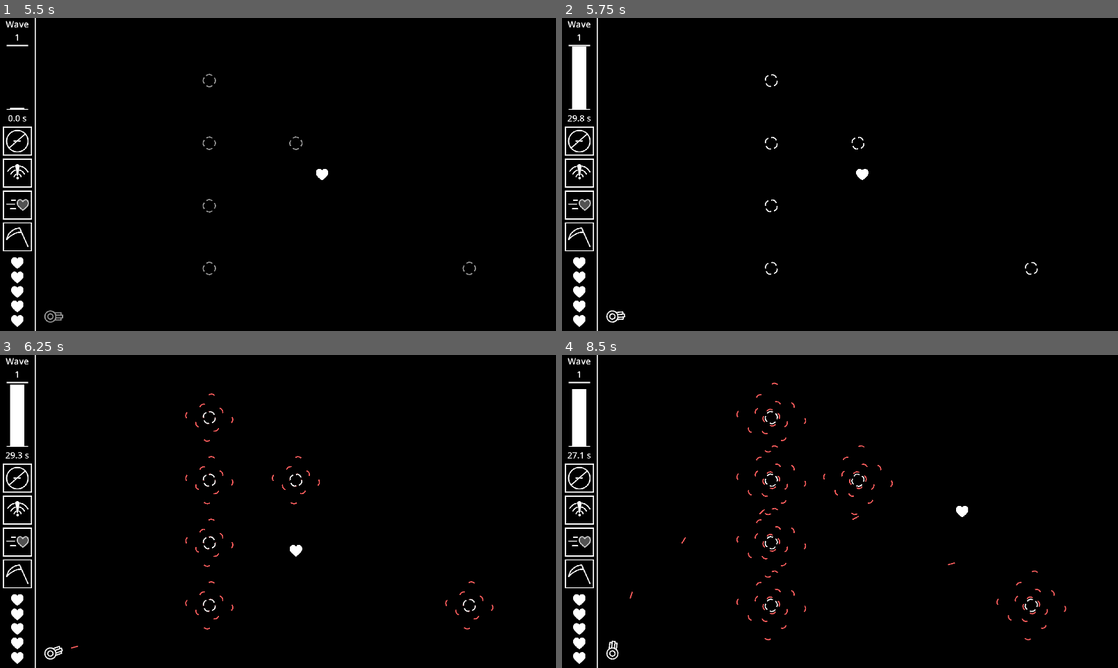
Above: before the commit, frames 1-4 (two rows, left to right).
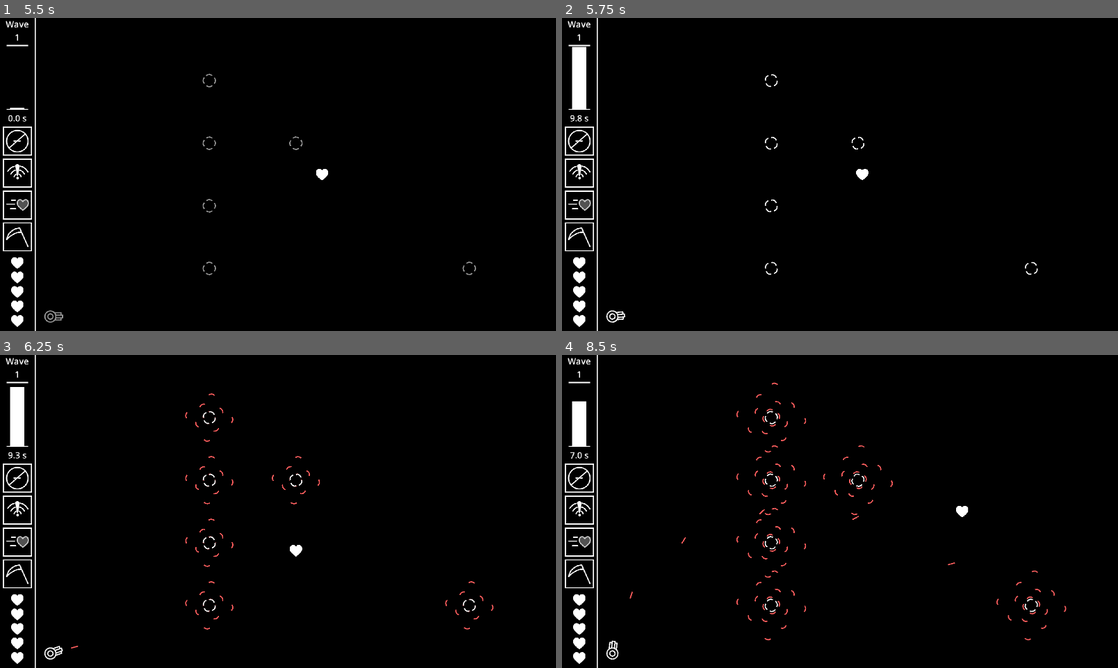
Above: after the commit, the same moments.

Repository: OrusLiOx/VOID
Game: Godot game, scene res://Scenes/main.tscn
The game is run twice, just before and just after one commit, with the same random seed, the same clock (stepped at 60 frames per second) and the same inputs.
Inputs:
- Up to frame 1 (5.5 s): click "Start" at 0.5 s; hold D (Right) 1.28-2.03 s; hold S (Down) 2.03-2.78 s; hold D (Right) 2.78-3.53 s; hold W (Up) 3.53-4.28 s; hold A (Left) from 4.28 s (still down)
- Up to frame 2 (5.75 s): keep holding A (Left)
- Up to frame 3 (6.25 s): release A (Left) at 5.78 s; hold S (Down) from 5.78 s (still down)
- Up to frame 4 (8.5 s): release S (Down) at 6.53 s; hold D (Right) 6.53-7.28 s; hold W (Up) 7.28-8.03 s; hold D (Right) from 8.03 s (still down)

Frame 1 is identical in both runs. In frame 2, less than 0.1% of the frame differs, in the area x 1-6%, y 9-34%; in frame 3, less than 0.1%; in frame 4, 0.2%, in the area x 1-6%, y 10-34%.

Commit message:
upgrades now appear in game (they dont actually do anything yet) + text descriptions coded better

Diff:
--- a/Godot/Scenes/Player/Scripts/player.gd
+++ b/Godot/Scenes/Player/Scripts/player.gd
@@ -114,7 +114,7 @@
 		return
 	hp = max(0, hp-damage)
 	healthBar.size.y = 42*hp/hpMax
-	iframes = .5
+	iframes = .5 + Globals.upgrades.have["iframes"]
 	if hp <=0:
 		die()
 	emit_signal("update_health", hp, hpMax)
--- a/Godot/Scenes/Scripts/game.gd
+++ b/Godot/Scenes/Scripts/game.gd
@@ -81,6 +81,7 @@
 func start():
 	Globals.player.reset()
 	Globals.upgrades = $Upgrades
+	$Upgrades.visible = false
 	$Upgrades.reset()
 
 	lives = Globals.lives
@@ -89,7 +90,7 @@
 	for child in holdEnemies.get_children():
 		child.queue_free()
 	wave = 0
-	waveLength = 30
+	waveLength = 10
 	waveWait = 5
 	waveWeight = 14
 	enemyTypes = 3
@@ -230,7 +231,8 @@
 			$Update/Label.text = "Wave Complete"
 			wave_end()
 		"end wave":
-			start_wave()
+			$Update.visible = false
+			$Upgrades.start_upgrade_select()
 	pass # Replace with function body.
 
 func spawn_wave():
@@ -295,3 +297,9 @@
 		Vector2(1870,1030),
 		Vector2(174,1030)
 	]
+
+func _on_upgrades_done():
+	print("\nwave " + str(wave))
+	$Upgrades.print_upgrades()
+	start_wave()
+	pass # Replace with function body.
--- a/Godot/Scenes/Scripts/upgrades.gd
+++ b/Godot/Scenes/Scripts/upgrades.gd
@@ -5,6 +5,39 @@
 var temp : Dictionary
 var item : String
 var itemUses : int
+var choices:Array
+var choicesButtons:Node2D
+var choiceLabel:Label
+var take
+var scaling : Dictionary
+
+signal done()
+
+func _ready():
+	choicesButtons = $UpgradeChoiceDisplay/Buttons
+	choiceLabel = $UpgradeChoiceDisplay/Label2
+	var i = 0
+	for child in choicesButtons.get_children():
+		child.button_down.connect(take_upgrade.bind(i))
+		i+=1
+
+	scaling["iframes"] = .25
+	scaling["speed"] = 50
+	scaling["a3 speedup"] = .2
+
+	scaling["a1 dur"] = .5
+	scaling["a2 dur"] = .5
+	scaling["a3 dur"] = .5
+	scaling["a4 dur"] = .5
+
+	scaling["a1 range"] = 50
+	scaling["a2 range"] = 50
+	scaling["a4 range"] = 50
+
+	scaling["a1 cd"] = .5
+	scaling["a2 cd"] = .5
+	scaling["a3 cd"] = .5
+	scaling["a4 cd"] = 5
 
 func reset():
 	temp.clear()
@@ -14,10 +47,11 @@
 	item = ""
 	itemUses = 0
 
-	have["temp dur"] = 1
+	#have["temp dur"] = 1
 	have["item uses"] = 1
 
 	available.push_back("a4 charge")
+	have["a4 charge"] = 1
 
 	available.push_back("a1 linger")
 	available.push_back("a2 linger")
@@ -30,19 +64,31 @@
 		available.push_back("a2 cd")
 		available.push_back("a3 cd")
 		available.push_back("a4 cd")
+		have["a1 cd"] = 0
+		have["a2 cd"] = 0
+		have["a3 cd"] = 0
+		have["a4 cd"] = 0
 
 		available.push_back("a1 range")
 		available.push_back("a2 range")
 		available.push_back("a4 range")
+		have["a1 range"] = 0
+		have["a2 range"] = 0
+		have["a4 range"] = 0
 
 		available.push_back("a3 dur")
+		have["a3 dur"] = 0
 		available.push_back("a3 speedup")
+		have["a3 speedup"] = 0
 
 		available.push_back("speed")
+		have["speed"] = 0
 		available.push_back("iframes")
+		have["iframes"] = 0
 		available.push_back("item uses")
-		available.push_back("temp dur")
+		#available.push_back("temp dur")
 		available.push_back("health")
+		have["health"] = 0
 
 	available.push_back("heal")
 	available.push_back("item proj")
@@ -50,13 +96,37 @@
 	available.push_back("item cd")
 	available.push_back("item heal")
 
-	available.push_back("temp pick 3")
-	available.push_back("temp shield")
-	available.push_back("temp short wave")
-	available.push_back("temp range")
-	available.push_back("temp dur")
-	available.push_back("temp cd")
-
+	available.push_back("pick 3")
+	#available.push_back("temp shield")
+	#available.push_back("temp short wave")
+	#available.push_back("temp range")
+	#available.push_back("temp dur")
+	#available.push_back("temp cd")
+
+func start_upgrade_select():
+	visible = true
+	take = 1
+	if have.has("pick 3"):
+		take = 3
+		have.erase("pick 3")
+
+	upgrade_select()
+
+func upgrade_select():
+	if take == 0:
+		visible = false
+		emit_signal("done")
+		return
+
+	if take>1:
+		choiceLabel.visible = true
+	else:
+		choiceLabel.visible = false
+
+	choices = pick_rand()
+	var children = choicesButtons.get_children()
+	for j in 3:
+		set_upgrade_display(children[j], choices[j])
 
 func pick_rand(num = 3):
 	var arr:Array = []
@@ -84,32 +154,15 @@
 					title+="Persist"
 					desc = "Ability "+ str(i)+ " will persist in the spot you cast it for 1 second"
 				elif upgrade.contains("cd"):
-					var s =.5
-					if i ==4:
-						s = 5
-					var quantity = have[upgrade]
-					title += "Reduce Cooldown +" +str(quantity+1)
-
-					desc = "Reduce the cooldown of Ability "+str(i)+" by "+str(s)+"s\n\n"
-					quantity = str(Globals.player.a[i]["cooldown"]-(quantity*s))
-					desc+="Current: " + str(quantity) + "s\n"
-					desc +="New: "+str(quantity-s)+"s"
+					title += "Reduce Cooldown +" +str(have[upgrade]+1)
+					desc = get_scaling_upgrade_desc(upgrade, Globals.player.a[i-1]["cooldown"], "Reduce the cooldown of Ability "+str(i)+" by ","s")
 				elif upgrade.contains("range"):
 					var quantity = have[upgrade]
-					title += "Range +" +str(quantity+1)
-
-					desc = "Increase the range of Ability "+str(i)+" by 50 units\n\n"
-					quantity = str(Globals.player.a[i]["range"]+(quantity*50))
-					desc+="Current: " + str(quantity) + "s\n"
-					desc +="New: "+str(quantity+50)+"s"
+					title += "Range +" +str(have[upgrade]+1)
+					desc = get_scaling_upgrade_desc(upgrade, Globals.player.a[i-1]["range"], "Increase the range of Ability "+str(i)+" by "," units")
 				elif upgrade.contains("dur"):
-					var quantity = have[upgrade]
-					title += "Duration +" +str(quantity+1)
-
-					desc = "Increase the duration of Ability "+str(i)+" by .5s\n\n"
-					quantity = str(Globals.player.a[i]["range"]+(quantity*50))
-					desc+="Current: " + str(quantity) + "s\n"
-					desc +="New: "+str(quantity+50)+"s"
+					title += "Duration +" +str(have[upgrade]+1)
+					desc = get_scaling_upgrade_desc(upgrade, Globals.player.a[i-1]["duration"], "Increase the duration of Ability "+str(i)+" by ","s")
 				break
 
 	match upgrade:
@@ -125,48 +178,24 @@
 			desc = "When the effect of Ability 3 ends, enemies within 300 units of you will be jammed for 3 seconds"
 
 		"a3 speedup":
-			var quantity = have["speed"]
-			title = "Speed Boost +" + str(quantity+1)
-			desc = "Increase speed boost gained from Ability 3 by .2\n\n"
-			quantity = 1.5 + quantity*.2
-			desc+= "Current: x" + str(quantity) +"\n"
-			desc+= "New: x" + str(quantity + .2)
+			title = "Speed Boost +" + str(have["speed"]+1)
+			desc = get_scaling_upgrade_desc(upgrade, Globals.player.a[2]["speedup"], "Increase speed boost gained from Ability 3 by ","")
 
 		"speed":
-			var quantity = have["speed"]
-			title = "Speed +" + str(quantity+1)
-			desc = "Increase base speed by 50\n\n"
-			quantity =Globals.player.speed + quantity*50
-			desc+= "Current: " + str(quantity) +"\n"
-			desc+= "New: " + str(quantity + 50)
+			title = "Speed +" + str(have["speed"]+1)
+			desc = get_scaling_upgrade_desc(upgrade, Globals.player.speed, "Increase base movement speed by ","")
 		"iframes":
-			var quantity = have["iframes"]
-			title = "Invincibility Frames +" + str(quantity+1)
-			desc = "Increases how long you are invincible after getting hit by .25s\n\n"
-			quantity =Globals.player.speed + quantity*.25
-			desc+= "Current: " + str(quantity) +"s\n"
-			desc+= "New: " + str(quantity + .25)+"s"
+			title = "Invincibility Frames +" + str(have["iframes"]+1)
+			desc = get_scaling_upgrade_desc(upgrade, .5, "Increases how long you are invincible after getting hit by ","s")
 		"item uses":
-			var quantity = have["item uses"]
-			title = "Item Uses  +" + str(quantity+1)
-			desc = "Increase how mnay times you can use items by 1\n\n"
-			quantity = Globals.player.speed + quantity*50
-			desc+= "Current: " + str(quantity) +"\n"
-			desc+= "New: " + str(quantity + 50)
+			title = "Item Uses  +" + str(itemUses)
+			desc = get_scaling_upgrade_desc(upgrade, 1, "Increase how mnay times you can use items by ","")
 		"temp dur":
-			var quantity = have["temp dur"]
-			title = "Temporary Effect Duration  +" + str(quantity+1)
-			desc = "Increases how many waves temporary effects last for by 1\n\n"
-			quantity =Globals.player.speed + quantity
-			desc+= "Current: " + str(quantity) +" waves\n"
-			desc+= "New: " + str(quantity + 1) + " waves"
+			title = "Temporary Effect Duration  +" + str(have["temp dur"]+1)
+			desc = get_scaling_upgrade_desc(upgrade, 1, "Increases how many waves temporary effects last for by "," waves")
 		"health":
-			var quantity = have["health"]
-			title = "Health  +" + str(quantity+1)
-			desc = "Increases maximum health by 1\n\n"
-			quantity = 5 + quantity
-			desc+= "Current: " + str(quantity) +"\n"
-			desc+= "New: " + str(quantity + 1)
+			title = "Health  +" + str(have["health"]+1)
+			desc = get_scaling_upgrade_desc(upgrade, 5, "Increases maximum health by ","")
 		"heal":
 			title = "Heal"
 			desc = "Heal to full health"
@@ -184,7 +213,7 @@
 			title += "Jam"
 			desc = "Heals 3 health on use\n\n"
 
-		"temp pick 3":
+		"pick 3":
 			title+="Pick 3 Next Wave"
 			desc = "At the end of the next wave, you get 3 perks instead of 1\n\n"
 		"temp shield":
@@ -216,14 +245,38 @@
 		elif child.name == "Description":
 			child.text = desc
 
-func take_perk(upgrade):
-	if upgrade.contains("temp") and upgrade != "temp dur":
+func get_scaling_upgrade_desc(upgrade, baseValue = 0, startText ="", unit = ""):
+	var s
+	if !scaling.has(upgrade):
+		s = 1
+	else:
+		s = scaling[upgrade]
+
+	var desc = ""
+	var quantity = baseValue + s*have[upgrade]
+
+	desc = startText + str(s) + unit + "\n\n"
+
+	if upgrade == "a3 speedup":
+		desc += "Current: x" + str(quantity) + unit+"\n"
+		desc += "New: x" + str(quantity+s) + unit
+	else:
+		desc += "Current: " + str(quantity) + unit+"\n"
+		desc += "New: " + str(quantity+s) + unit
+
+	return desc
+	pass
+
+func take_upgrade(upgrade):
+	take -=1
+	upgrade = choices[upgrade]
+	if upgrade.find("temp")!=-1 and upgrade != "temp dur":
 		if temp.keys().find(upgrade) != -1:
 			temp[upgrade] += have["temp dur"]
 		else:
 			temp[upgrade] = have["temp dur"]
 
-	elif upgrade.contains("item") and upgrade != "item uses":
+	elif upgrade.find("item")!=-1 and upgrade != "item uses":
 		item = upgrade
 		itemUses = have["item uses"]
 	else:
@@ -231,3 +284,14 @@
 			have[upgrade] += 1
 		else:
 			have[upgrade] = 1
+
+	upgrade_select()
+
+func print_upgrades():
+	print("{")
+	for key in have.keys():
+		print("\t" + key + ": " + str(have[key]))
+	print()
+	for key in temp.keys():
+		print("\t" + key + ": " + str(temp[key]))
+	print("}")
--- a/Godot/Scenes/game.tscn
+++ b/Godot/Scenes/game.tscn
@@ -148,6 +148,7 @@
 [node name="WaveTimer" type="Timer" parent="."]
 
 [node name="Update" type="ColorRect" parent="."]
+visible = false
 z_index = 10
 offset_right = 2272.0
 offset_bottom = 1312.0
@@ -164,7 +165,10 @@
 vertical_alignment = 1
 
 [node name="Upgrades" parent="." instance=ExtResource("4_icubv")]
+z_index = 10
+position = Vector2(71, 9)
 
 [connection signal="area_exited" from="validZone" to="." method="_on_valid_zone_area_exited"]
 [connection signal="update_health" from="Player" to="." method="_on_player_update_health"]
 [connection signal="timeout" from="WaveTimer" to="." method="_on_wave_timer_timeout"]
+[connection signal="done" from="Upgrades" to="." method="_on_upgrades_done"]
--- a/Godot/Scenes/upgrade_choice.tscn
+++ b/Godot/Scenes/upgrade_choice.tscn
@@ -2,7 +2,10 @@
 
 [ext_resource type="Texture2D" uid="uid://bm13gxdvnr38g" path="res://Sprites/Player/upgradeBox.png" id="1_n4nl6"]
 
-[node name="UpgradeChoice" type="Node2D"]
+[node name="UpgradeChoice" type="Button"]
+offset_right = 384.0
+offset_bottom = 818.0
+flat = true
 
 [node name="UpgradeBox" type="Sprite2D" parent="."]
 position = Vector2(192, 500)
@@ -24,7 +27,7 @@
 offset_top = 223.0
 offset_right = 351.0
 offset_bottom = 589.0
-theme_override_font_sizes/font_size = 40
+theme_override_font_sizes/font_size = 35
 text = "Increase duration of ability 1 by 50.
 
 Current: 5 s
--- a/Godot/Scenes/upgrades.tscn
+++ b/Godot/Scenes/upgrades.tscn
@@ -1,6 +1,39 @@
-[gd_scene load_steps=2 format=3 uid="uid://brxi1n0ij6ls2"]
+[gd_scene load_steps=3 format=3 uid="uid://brxi1n0ij6ls2"]
 
 [ext_resource type="Script" path="res://Scenes/Scripts/upgrades.gd" id="1_v3jvh"]
+[ext_resource type="PackedScene" uid="uid://b3nxvcnun2ymg" path="res://Scenes/upgrade_choice.tscn" id="2_hfnah"]
 
 [node name="Upgrades" type="Node2D"]
 script = ExtResource("1_v3jvh")
+
+[node name="UpgradeChoiceDisplay" type="Node2D" parent="."]
+
+[node name="Label" type="Label" parent="UpgradeChoiceDisplay"]
+offset_top = 30.0
+offset_right = 1920.0
+offset_bottom = 215.0
+theme_override_font_sizes/font_size = 50
+text = "Pick One"
+horizontal_alignment = 1
+
+[node name="Label2" type="Label" parent="UpgradeChoiceDisplay"]
+offset_left = -2.0
+offset_top = 111.0
+offset_right = 1918.0
+offset_bottom = 296.0
+theme_override_font_sizes/font_size = 40
+text = "New perks will be drawn for your next choice"
+horizontal_alignment = 1
+
+[node name="Buttons" type="Node2D" parent="UpgradeChoiceDisplay"]
+position = Vector2(318, 220)
+
+[node name="UpgradeChoice" parent="UpgradeChoiceDisplay/Buttons" instance=ExtResource("2_hfnah")]
+
+[node name="UpgradeChoice2" parent="UpgradeChoiceDisplay/Buttons" instance=ExtResource("2_hfnah")]
+offset_left = 450.0
+offset_right = 834.0
+
+[node name="UpgradeChoice3" parent="UpgradeChoiceDisplay/Buttons" instance=ExtResource("2_hfnah")]
+offset_left = 900.0
+offset_right = 1284.0
